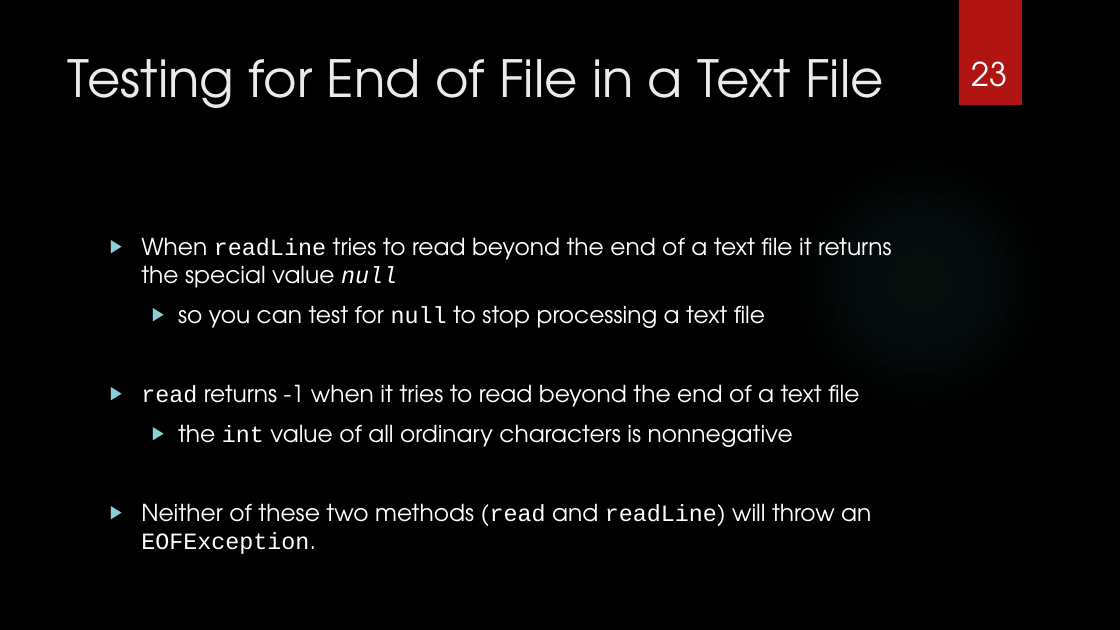
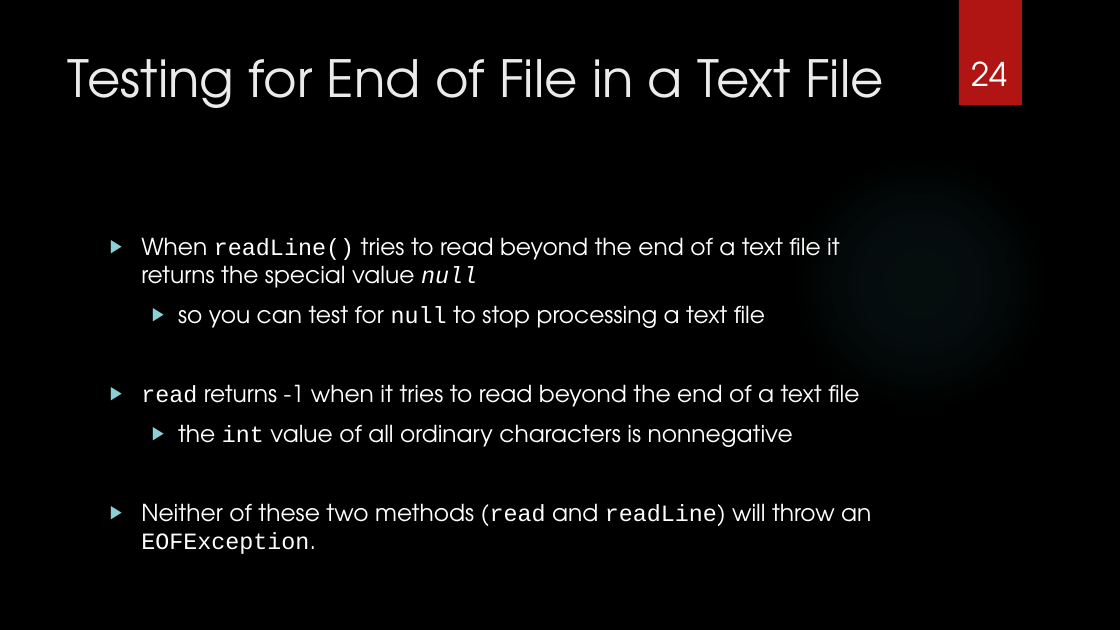
Before and after one commit to 9231058/AP101, a slide deck: slide 24 of slides/07-Ch12.pptx (slide 23 before the commit). Drawn at 1120x630 pixels with LibreOffice and Linux fonts; fonts in the diff are those of the drawing; background and template pictures are left out. Boxes give left, top, right and bottom in pixels: in the first picture for what was removed or moved away, otherwise in the second. Text is boxed around its words. In the diff, an @@ line names an element or a change of style, - is before the commit and + after.

```diff
--- a/slides/07-Ch12.pptx
+++ b/slides/07-Ch12.pptx
@@ page number at (971,61,1007,86): text changed @@
-23
+24
@@ text at (141,237,840,288): text changed @@
-▶ When readLine tries to read beyond the end of a text file it returns the special value null
+▶ When readLine() tries to read beyond the end of a text file it returns the special value null
```
Also in this commit, not shown: 10 other slides changed, 1 slide added, 1 other file.
